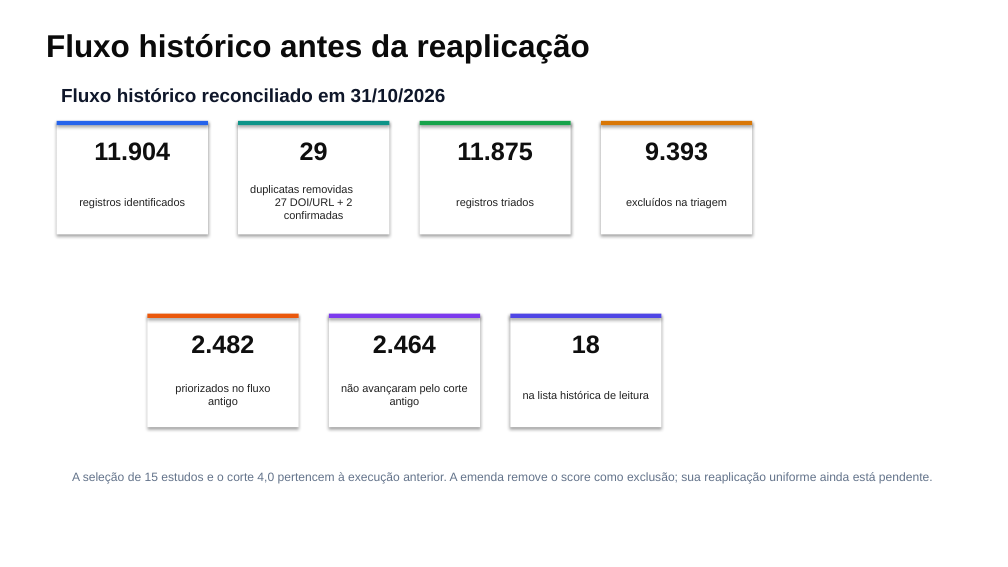
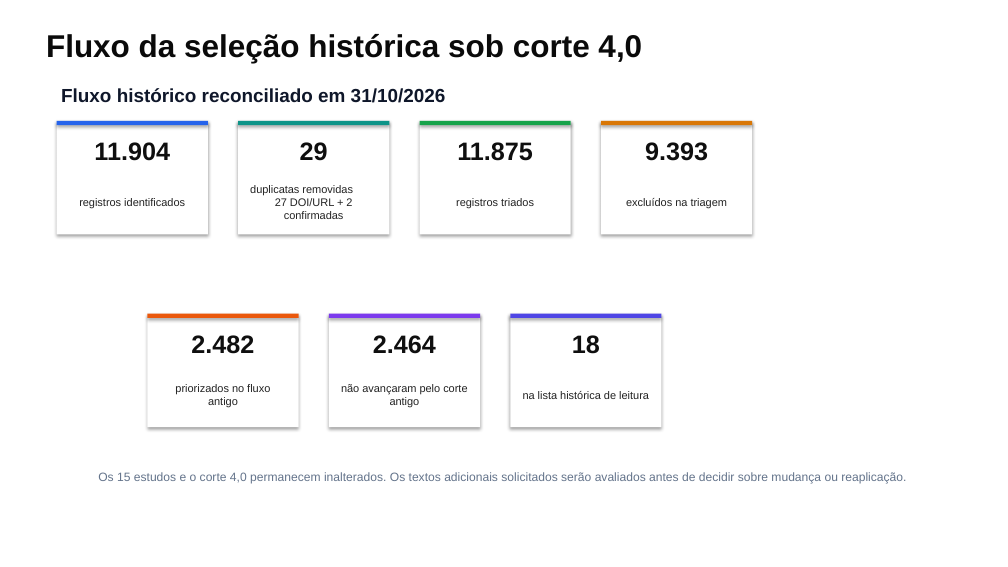
Before and after one commit to thalesfb/ccw, a slide deck: slide 7 of results/tcc/presentation/ensino_personalizado_de_matematica_tcc.pptx. Drawn at 1008x567 pixels with LibreOffice and Linux fonts; fonts in the diff are those of the drawing. Boxes give left, top, right and bottom in pixels: in the first picture for what was removed or moved away, otherwise in the second. Text is boxed around its words. In the diff, an @@ line names an element or a change of style, - is before the commit and + after.

```diff
--- a/results/tcc/presentation/ensino_personalizado_de_matematica_tcc.pptx
+++ b/results/tcc/presentation/ensino_personalizado_de_matematica_tcc.pptx
@@ text at (46, 34, 642, 63): text changed @@
-Fluxo histórico antes da reaplicação
+Fluxo da seleção histórica sob corte 4,0
@@ text at (98, 472, 906, 484): text changed @@
-A seleção de 15 estudos e o corte 4,0 pertencem à execução anterior. A emenda remove o score como exclusão; sua reaplicação uniforme ainda está pendente.
+Os 15 estudos e o corte 4,0 permanecem inalterados. Os textos adicionais solicitados serão avaliados antes de decidir sobre mudança ou reaplicação.
```
Also in this commit, not shown: 5 other slides changed, 51 other files.
